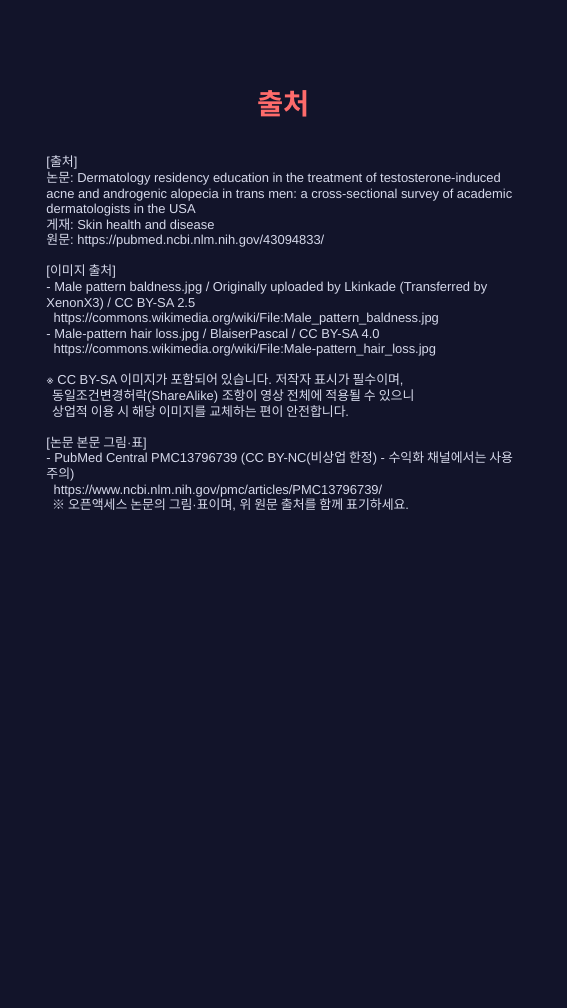
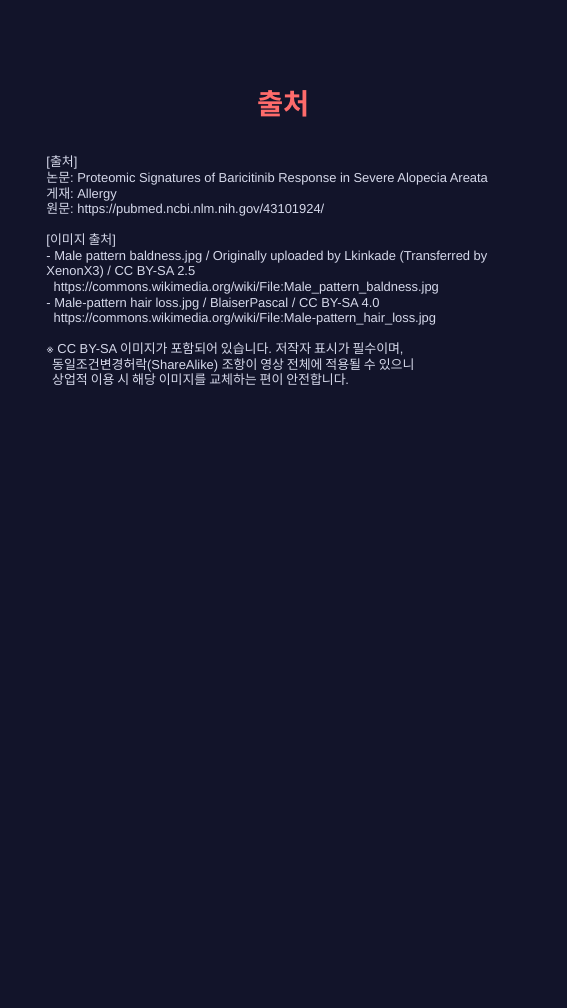
Before and after one commit to hyokang2010-BJ-ANTH/product-builder-test, a slide deck: slide 9 of pwa/data/latest/slides.pptx (slide 8 before the commit). Drawn at 567x1008 pixels with LibreOffice and Linux fonts; fonts in the diff are those of the drawing. Boxes give left, top, right and bottom in pixels: in the first picture for what was removed or moved away, otherwise in the second. Text is boxed around its words. In the diff, an @@ line names an element or a change of style, - is before the commit and + after.

```diff
--- a/pwa/data/latest/slides.pptx
+++ b/pwa/data/latest/slides.pptx
@@ text at (46,156,488,385): text changed @@
-[출처]
-논문: Dermatology residency education in the treatment of testosterone-induced acne and androgenic alopecia in trans men: a cross-sectional survey of academic dermatologists in the USA
-게재: Skin health and disease
-원문: https://pubmed.ncbi.nlm.nih.gov/43094833/
-[이미지 출처]
-- Male pattern baldness.jpg / Originally uploaded by Lkinkade (Transferred by XenonX3) / CC BY-SA 2.5
-https://commons.wikimedia.org/wiki/File:Male_pattern_baldness.jpg
-- Male-pattern hair loss.jpg / BlaiserPascal / CC BY-SA 4.0
-https://commons.wikimedia.org/wiki/File:Male-pattern_hair_loss.jpg
-※ CC BY-SA 이미지가 포함되어 있습니다. 저작자 표시가 필수이며,
-동일조건변경허락(ShareAlike) 조항이 영상 전체에 적용될 수 있으니
-상업적 이용 시 해당 이미지를 교체하는 편이 안전합니다.
-[논문 본문 그림·표]
-- PubMed Central PMC13796739 (CC BY-NC(비상업 한정) - 수익화 채널에서는 사용 주의)
-https://www.ncbi.nlm.nih.gov/pmc/articles/PMC13796739/
-※ 오픈액세스 논문의 그림·표이며, 위 원문 출처를 함께 표기하세요.
+[출처]
+논문: Proteomic Signatures of Baricitinib Response in Severe Alopecia Areata
+게재: Allergy
+원문: https://pubmed.ncbi.nlm.nih.gov/43101924/
+[이미지 출처]
+- Male pattern baldness.jpg / Originally uploaded by Lkinkade (Transferred by XenonX3) / CC BY-SA 2.5
+https://commons.wikimedia.org/wiki/File:Male_pattern_baldness.jpg
+- Male-pattern hair loss.jpg / BlaiserPascal / CC BY-SA 4.0
+https://commons.wikimedia.org/wiki/File:Male-pattern_hair_loss.jpg
+※ CC BY-SA 이미지가 포함되어 있습니다. 저작자 표시가 필수이며,
+동일조건변경허락(ShareAlike) 조항이 영상 전체에 적용될 수 있으니
+상업적 이용 시 해당 이미지를 교체하는 편이 안전합니다.
```
Also in this commit, not shown: 1 other slide changed, 5 slides added, 4 slides removed, 26 other files.
